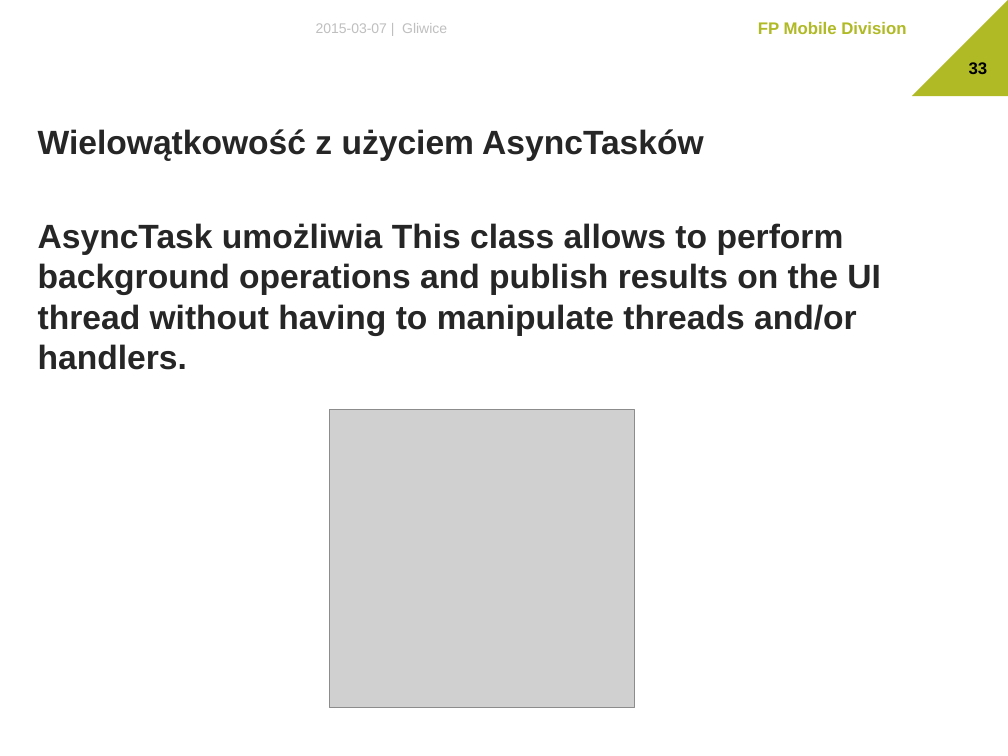
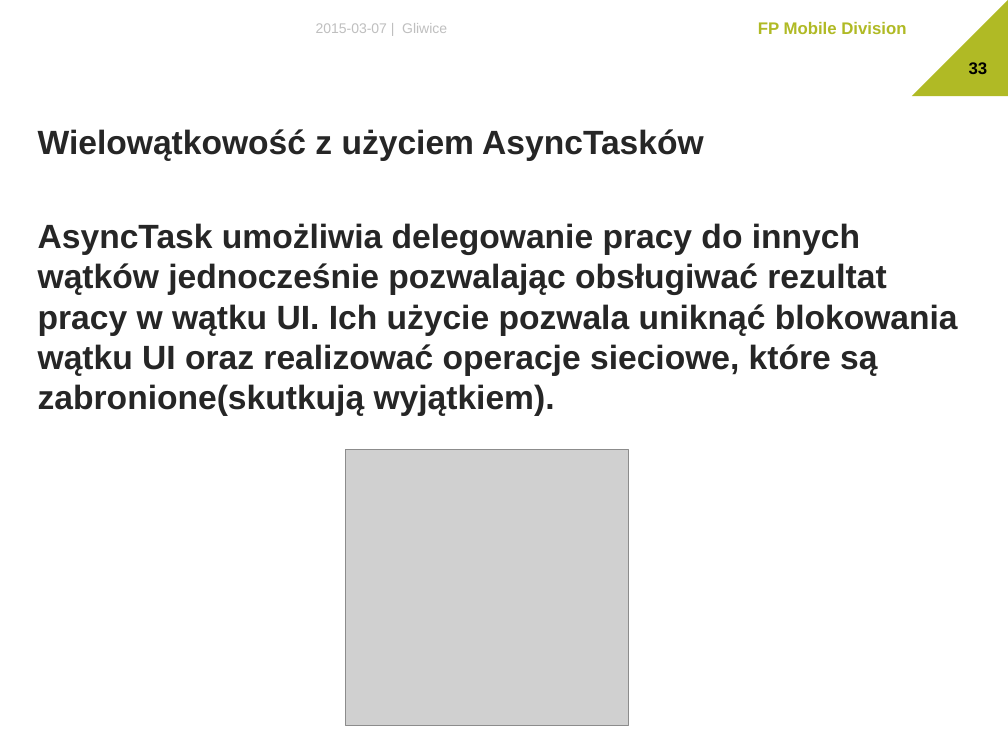
Before and after one commit to The-Lizard-Project/android-basics, a slide deck: slide 33 of Dokumenty/Presentation.pptx. Drawn at 1008x756 pixels with LibreOffice and Linux fonts; fonts in the diff are those of the drawing; grey boxes stand for pictures; background and template pictures are left out. Boxes give left, top, right and bottom in pixels: in the first picture for what was removed or moved away, otherwise in the second. Text is boxed around its words. In the diff, an @@ line names an element or a change of style, - is before the commit and + after.

```diff
--- a/Dokumenty/Presentation.pptx
+++ b/Dokumenty/Presentation.pptx
@@ text at (38,223,958,416): text changed @@
-AsyncTask umożliwia This class allows to perform background operations and publish results on the UI thread without having to manipulate threads and/or handlers.
+AsyncTask umożliwia delegowanie pracy do innych wątków jednocześnie pozwalając obsługiwać rezultat pracy w wątku UI. Ich użycie pozwala uniknąć blokowania wątku UI oraz realizować operacje sieciowe, które są zabronione(skutkują wyjątkiem).
@@ picture: place and size @@
-picture at (330,409,635,708)
+picture at (346,450,629,726)
```
Also in this commit, not shown: 6 other slides changed, 2 other files.
